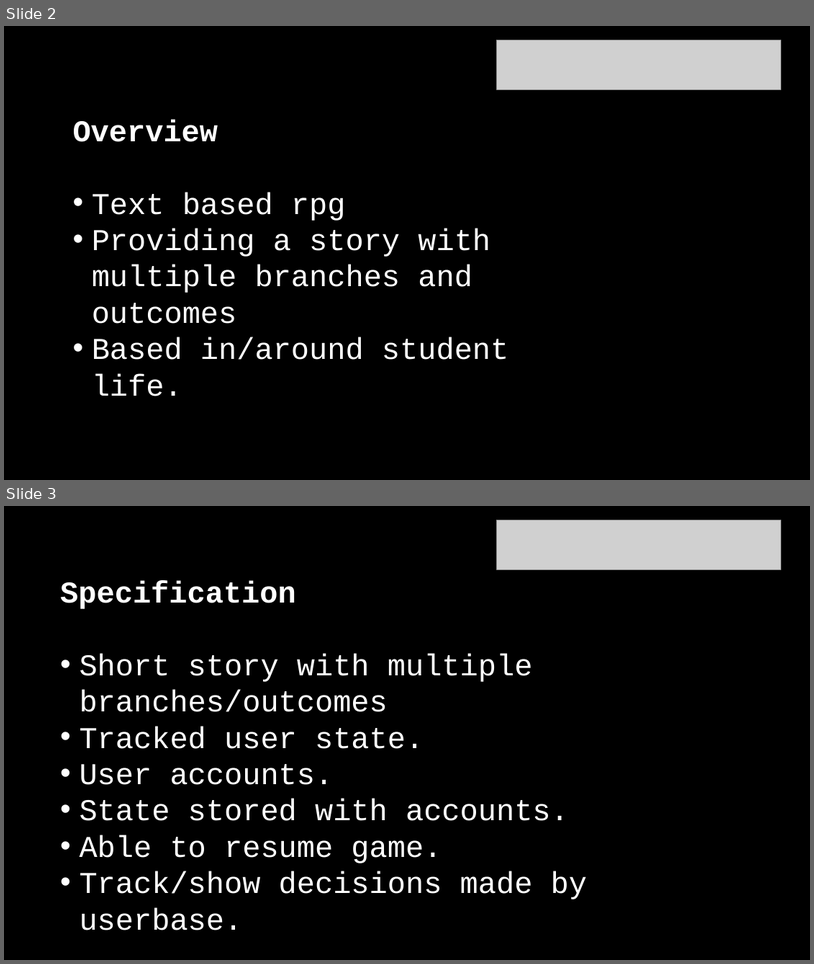
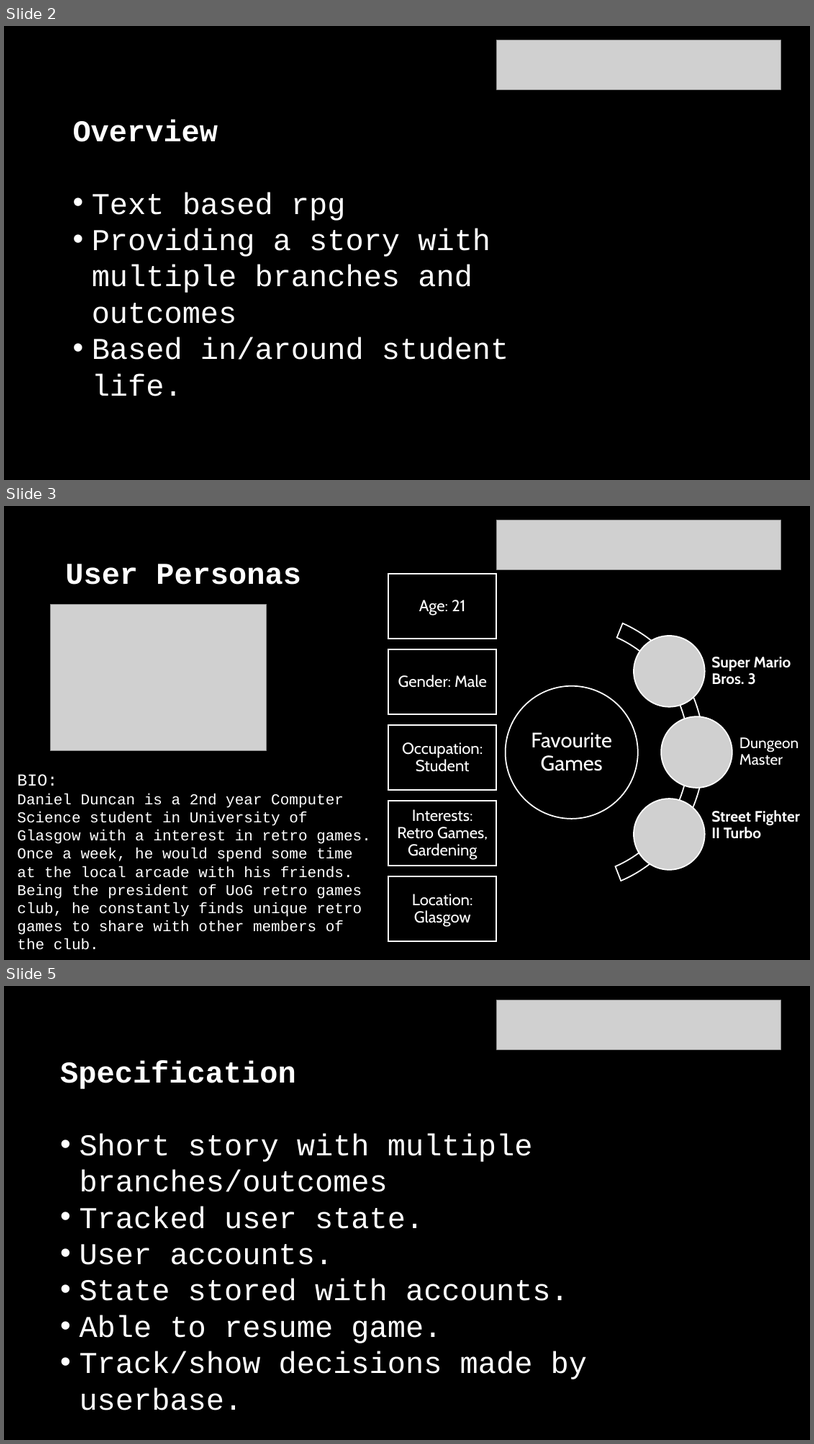
Before and after one commit to christophermcfadyen/glasgowrpg, a slide deck: chris pres.pptx. Shown one above the other, each under a label of ours: slides 2 and 3 before the commit, slides 2, 3 and 5 after it; the slides between them are not shown. The pictures are 814x964 and 814x1444 pixels, drawn with LibreOffice and Linux fonts; fonts in the diff are those of the drawing; grey boxes stand for pictures. Boxes give left, top, right and bottom in pixels: in the first picture for what was removed or moved away, otherwise in the second. Text is boxed around its words. In the diff, an @@ line names an element or a change of style, - is before the commit and + after.

Commit message:
Added user personas

```diff
--- a/chris pres.pptx
+++ b/chris pres.pptx
@@ slide 3 added at [4,506,810,960], background #000000 @@
@@ picture added at [497,520,781,569] @@
@@ title added at [65,564,301,584], 36 pt, text #FFFFFF, bold @@
+User Personas
@@ picture added at [50,604,266,750] @@
@@ text added at [17,774,371,950], 18 pt, text #FFFFFF @@
+BIO:
+Daniel Duncan is a 2nd year Computer Science student in University of Glasgow with a interest in retro games. Once a week, he would spend some time at the local arcade with his friends. Being the president of UoG retro games club, he constantly finds unique retro games to share with other members of the club.
@@ group added at [437,612,800,890]: 4 texts, 3 pictures, 1 ellipse, 1 arch (boxed as its full ring) @@
+Favourite Games
+Super Mario Bros. 3
+Dungeon Master
+Street Fighter II Turbo
@@ group added at [388,574,497,941]: 5 rectangles, 5 texts @@
+Age: 21
+Gender: Male
+Occupation: Student
+Interests: Retro Games, Gardening
+Location: Glasgow
@@ what was slide 3 is now slide 5 @@
```
Also in this commit, not shown: 1 other slide added.
